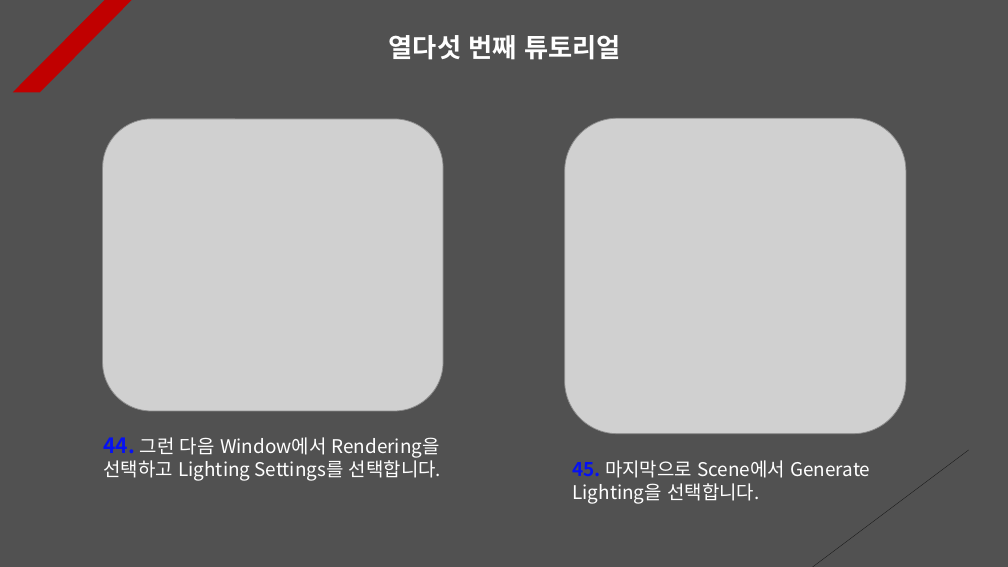
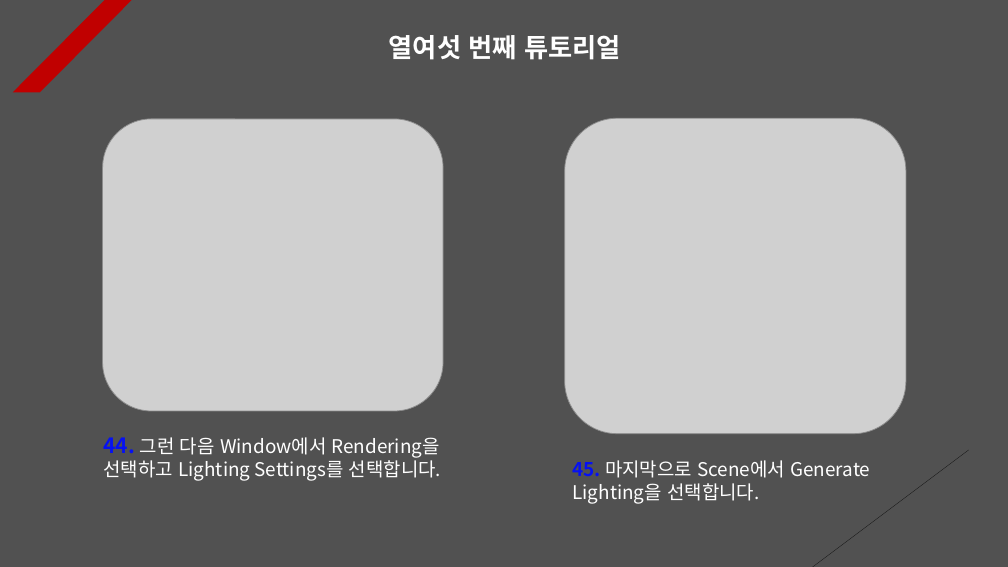
Before and after one commit to Unity2033/3D-UnityEngine, a slide deck: slide 16 of Assets/Class/Light/PPT Data/Light Example.pptx (slide 13 before the commit). Drawn at 1008x567 pixels with LibreOffice and Linux fonts; fonts in the diff are those of the drawing; grey boxes stand for pictures. Boxes give left, top, right and bottom in pixels: in the first picture for what was removed or moved away, otherwise in the second. Text is boxed around its words. In the diff, an @@ line names an element or a change of style, - is before the commit and + after.

```diff
--- a/Assets/Class/Light/PPT Data/Light Example.pptx
+++ b/Assets/Class/Light/PPT Data/Light Example.pptx
@@ text at (389, 35, 620, 60): text changed @@
-열다섯 번째 튜토리얼
+열여섯 번째 튜토리얼
```
Also in this commit, not shown: 1 other slide changed, 3 slides added, 45 other files.
